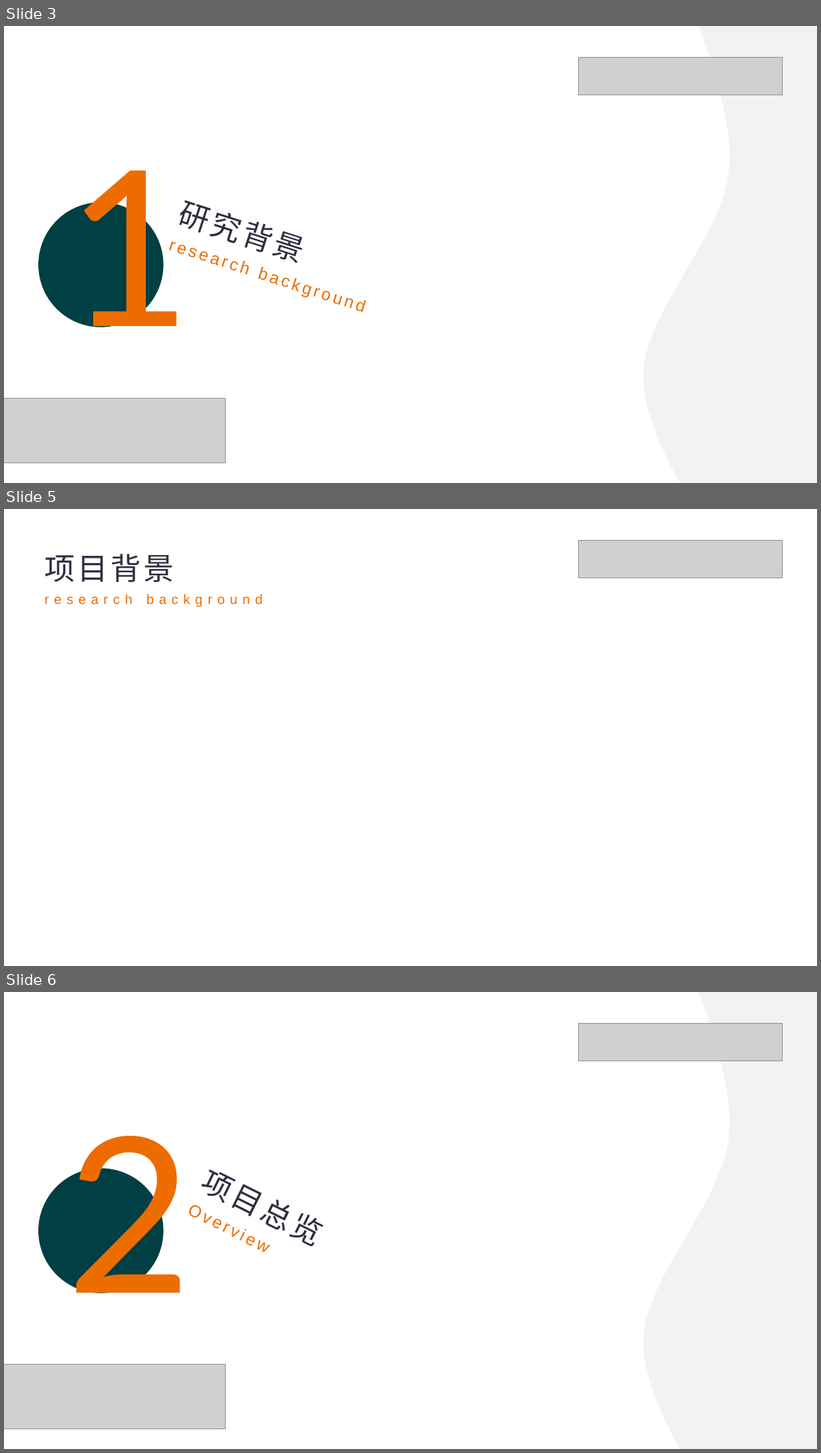
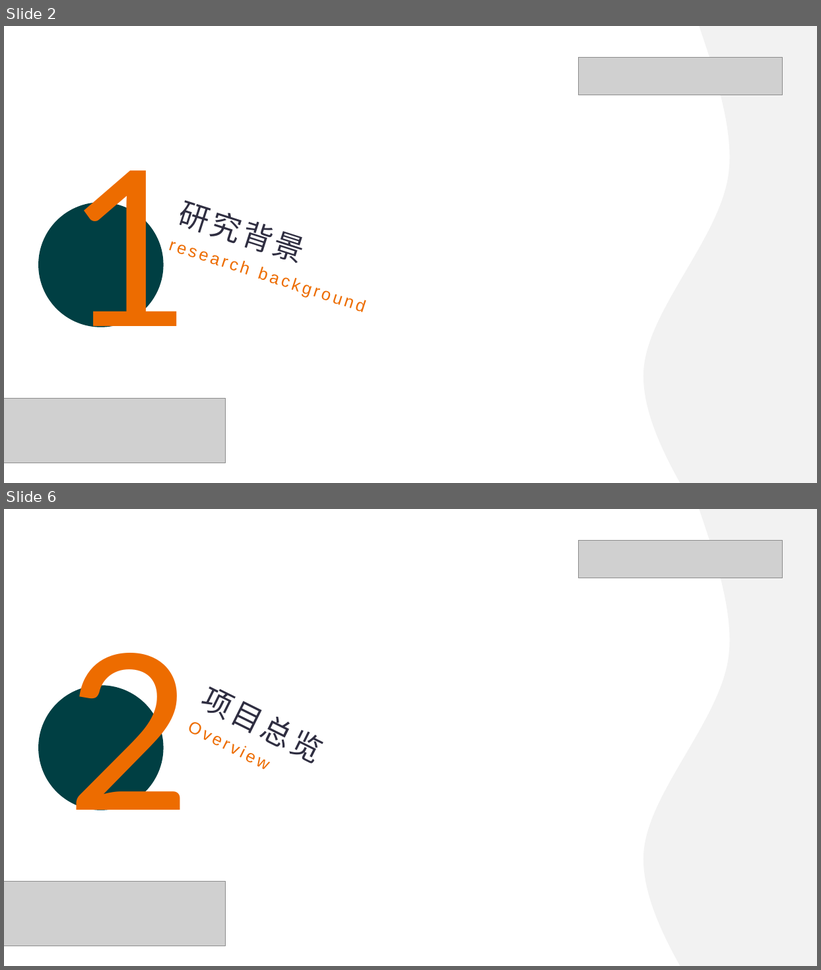
Before and after one commit to similar2/HPCAlertSystem, a slide deck: docs/HPC Monitor System Development.pptx. Shown one above the other, each under a label of ours: slides 3, 5 and 6 before the commit, slides 2 and 6 after it; the slides between them are not shown. The pictures are 821x1453 and 821x970 pixels, drawn with LibreOffice and Linux fonts; fonts in the diff are those of the drawing; grey boxes stand for pictures. Boxes give left, top, right and bottom in pixels: in the first picture for what was removed or moved away, otherwise in the second. Text is boxed around its words. In the diff, an @@ line names an element or a change of style, - is before the commit and + after.

```diff
--- a/docs/HPC Monitor System Development.pptx
+++ b/docs/HPC Monitor System Development.pptx
@@ slide 5 removed at [4, 509, 817, 966], background #FFFFFF @@
@@ picture removed at [580, 540, 783, 578] @@
@@ text removed at [44, 554, 263, 607] @@
-项目背景
-research background
@@ what was slide 3 is now slide 2 @@
```
Also in this commit, not shown: 15 slides changed, 2 slides added, 18 other slides removed.
